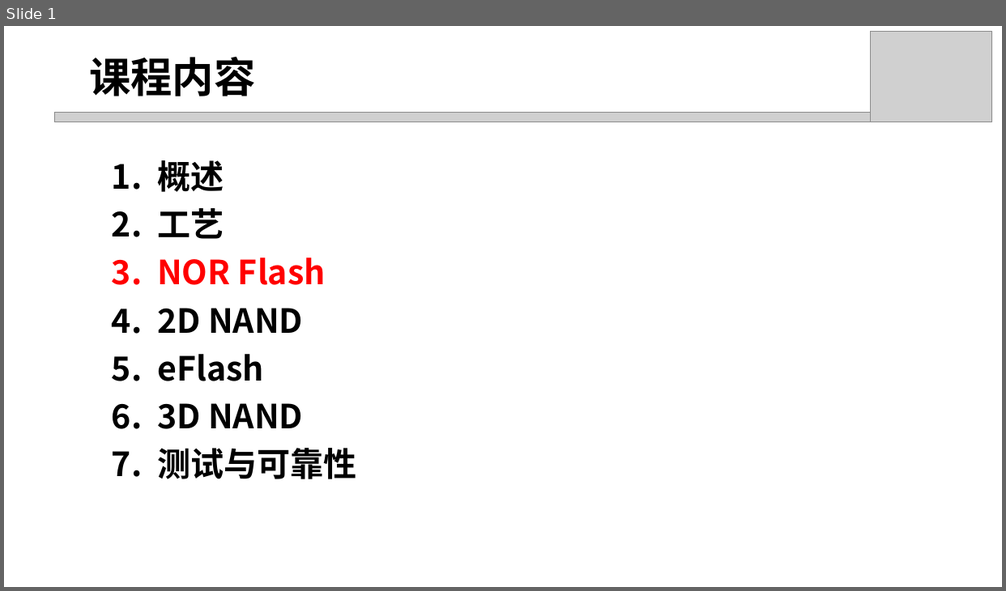
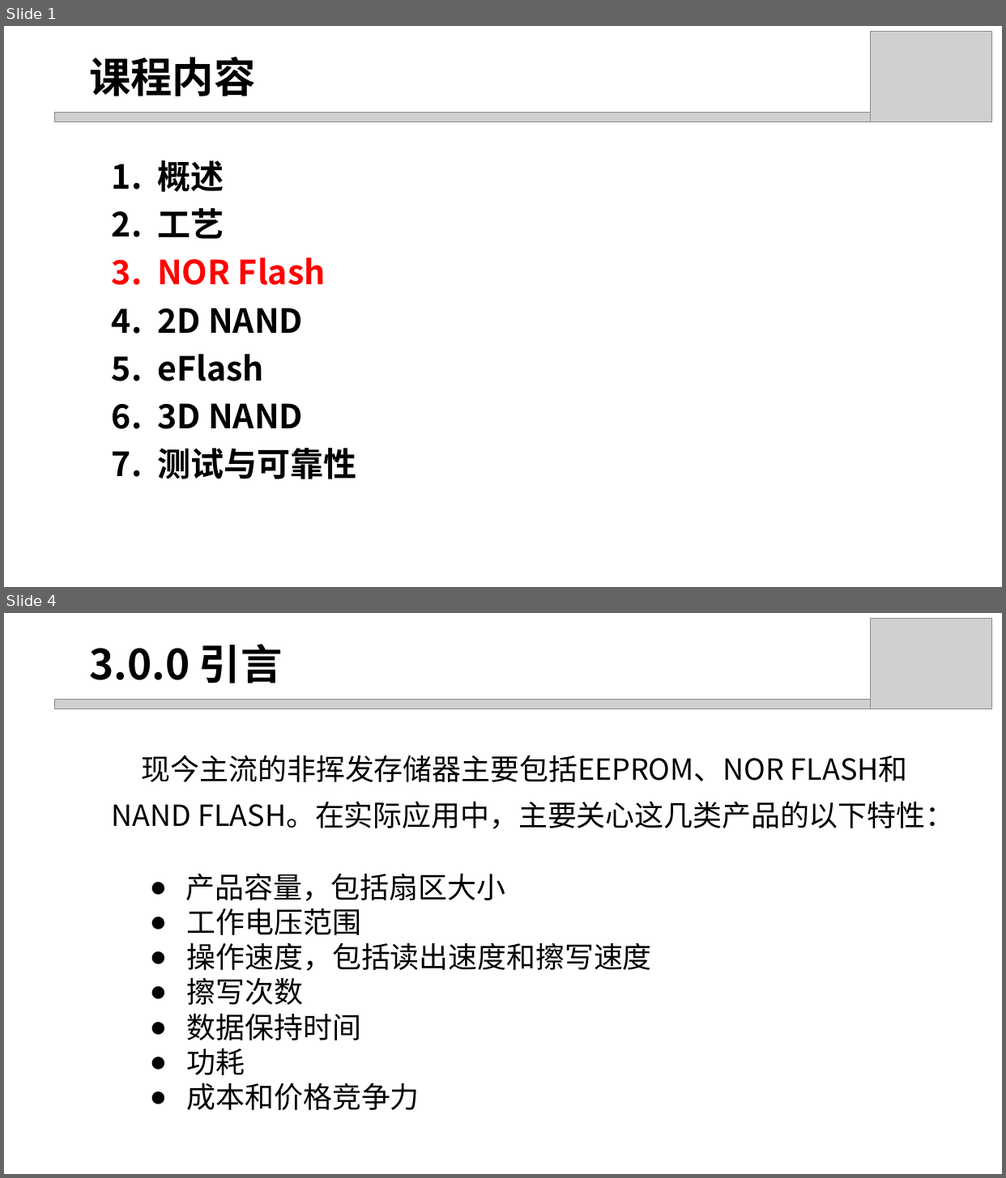
Before and after one commit to DucKlng123/flash, a slide deck: Summary/3. NOR flash.pptx. Shown one above the other, each under a label of ours: slide 1 before the commit, slides 1 and 4 after it; the slides between them are not shown. The pictures are 1006x591 and 1006x1178 pixels, drawn with LibreOffice and Linux fonts; fonts in the diff are those of the drawing; grey boxes stand for pictures. Boxes give left, top, right and bottom in pixels: in the first picture for what was removed or moved away, otherwise in the second. Text is boxed around its words. In the diff, an @@ line names an element or a change of style, - is before the commit and + after.

```diff
--- a/Summary/3. NOR flash.pptx
+++ b/Summary/3. NOR flash.pptx
@@ slide 4 added at (4, 613, 1002, 1174), background #FFFFFF @@
@@ picture added at (870, 618, 991, 709) @@
@@ text added at (89, 644, 283, 683), 40 pt, text #000000, bold @@
+3.0.0 引言
@@ picture added at (54, 699, 880, 709) @@
@@ text added at (142, 755, 954, 829), 28 pt, text #000000 @@
+现今主流的非挥发存储器主要包括EEPROM、NOR FLASH和NAND FLASH。在实际应用中，主要关心这几类产品的以下特性：
@@ text added at (186, 873, 652, 1110), 28 pt, text #000000 @@
+● 产品容量，包括扇区大小
+● 工作电压范围
+● 操作速度，包括读出速度和擦写速度
+● 擦写次数
+● 数据保持时间
+● 功耗
+● 成本和价格竞争力
```
Also in this commit, not shown: 1 slide changed, 62 other slides added, 5 slides removed, 2 other files.
